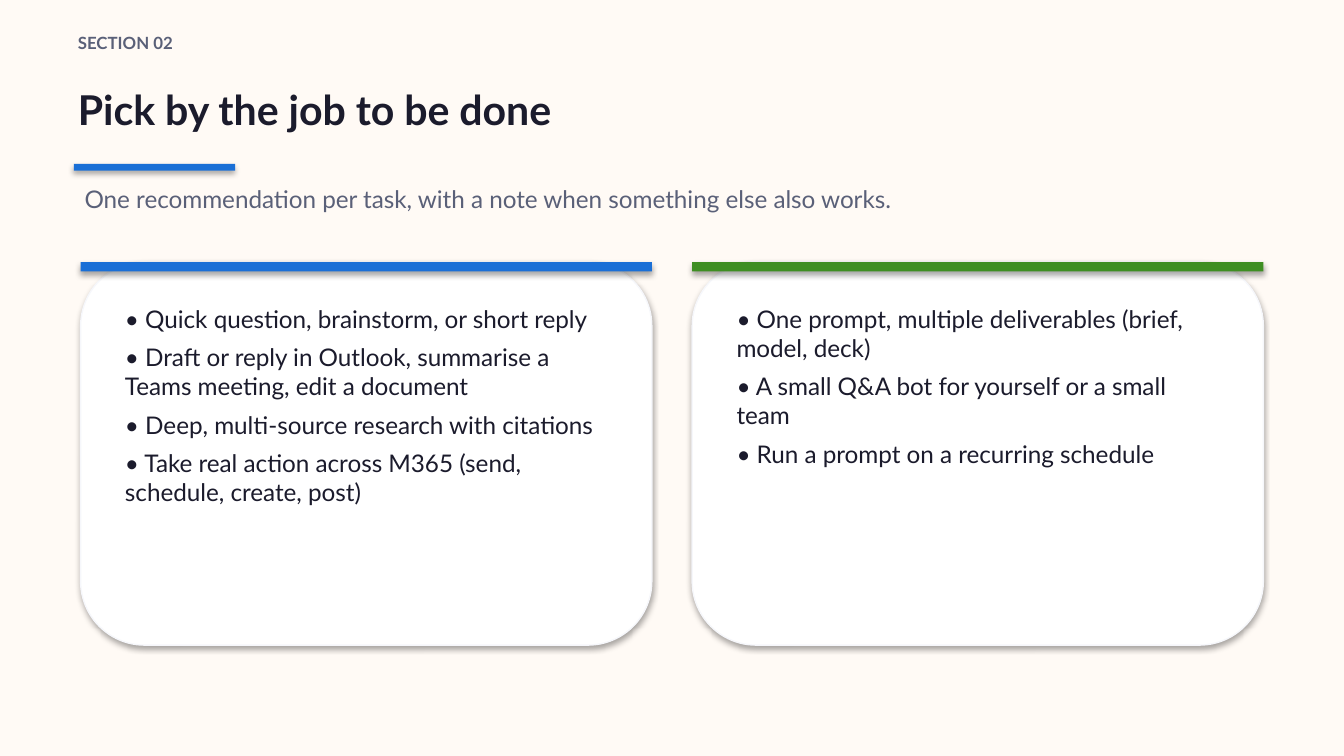
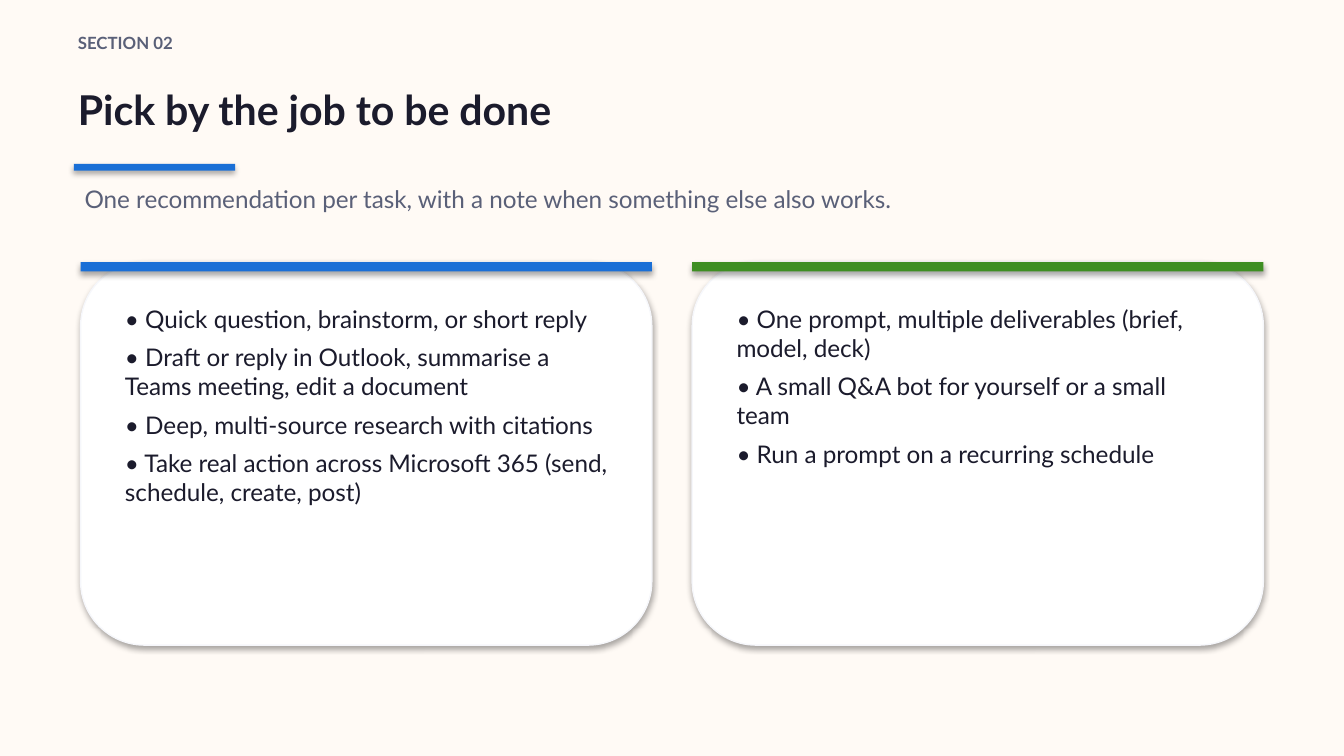
Before and after one commit to steffiyappy/copilot-what-to-use-when, a slide deck: slide 3 of slides/What to use when - Copilot and Cowork (Business - lite).pptx. Drawn at 1344x756 pixels with LibreOffice and Linux fonts; fonts in the diff are those of the drawing. Boxes give left, top, right and bottom in pixels: in the first picture for what was removed or moved away, otherwise in the second. Text is boxed around its words. In the diff, an @@ line names an element or a change of style, - is before the commit and + after.

```diff
--- a/slides/What to use when - Copilot and Cowork (Business - lite).pptx
+++ b/slides/What to use when - Copilot and Cowork (Business - lite).pptx
@@ text at [125,453,607,505]: text changed @@
-• Take real action across M365 (send, schedule, create, post)
+• Take real action across Microsoft 365 (send, schedule, create, post)
```
Also in this commit, not shown: 5 other slides changed, 8 other files.
